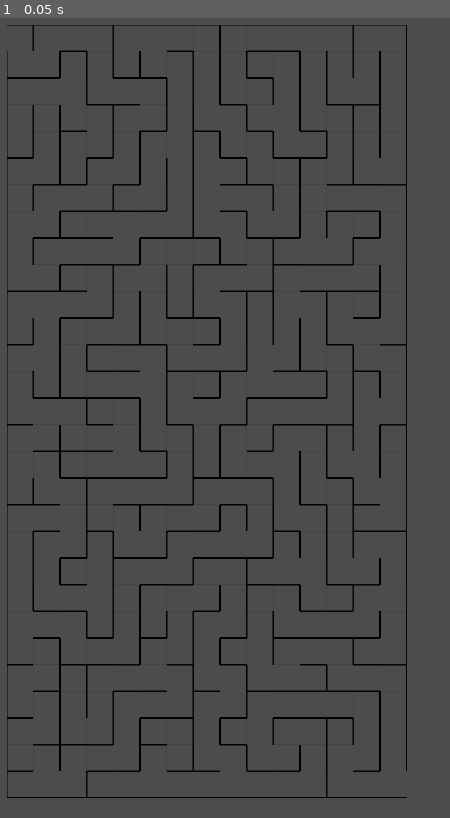
Above: before the commit, frame 1.
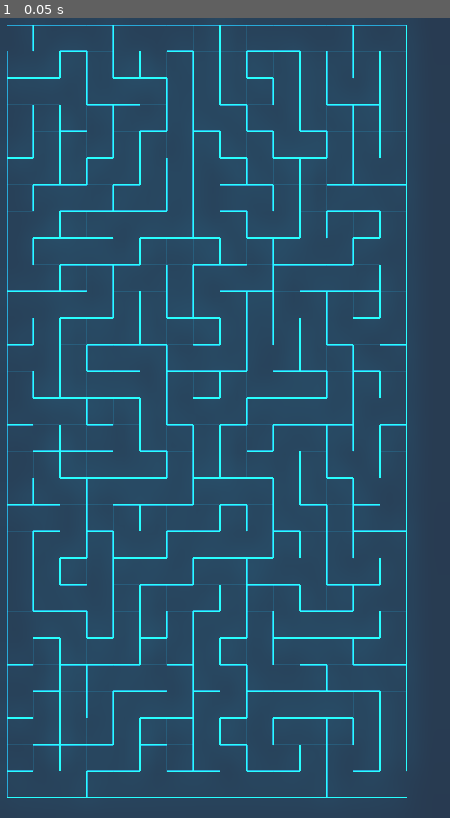
Above: after the commit, the same moment.

Repository: Ash-Kay/SuperMaze
Game: Godot game, scene res://Scene/Main.tscn
Two runs of this game, one before a commit and one after it. Both use one fixed random seed, a clock stepped at 60 frames per second and the inputs below.
Inputs:
- Up to frame 1 (0.05 s): no input

The runs differ from the first frame. In frame 1, 100% of the frame differs, in the area x 0-100%, y 0-100%.

Commit message:
Visual Added

Diff:
--- a/Scene/Main.tscn
+++ b/Scene/Main.tscn
@@ -1,7 +1,93 @@
-[gd_scene load_steps=3 format=2]
+[gd_scene load_steps=6 format=2]
 
 [ext_resource path="res://Script/Main.gd" type="Script" id=1]
-[ext_resource path="res://Sprite/TileSet.tres" type="TileSet" id=2]
+[ext_resource path="res://Sprite/blank.png" type="Texture" id=2]
+[ext_resource path="res://Sprite/TileSet.tres" type="TileSet" id=3]
+
+[sub_resource type="CanvasItemMaterial" id=1]
+
+render_priority = 0
+blend_mode = 1
+light_mode = 0
+
+[sub_resource type="Environment" id=2]
+
+background_mode = 4
+background_sky_custom_fov = 0.0
+background_color = Color( 0, 0, 0, 1 )
+background_energy = 1.0
+background_canvas_max_layer = 0
+ambient_light_color = Color( 0, 0, 0, 1 )
+ambient_light_energy = 1.0
+ambient_light_sky_contribution = 1.0
+fog_enabled = false
+fog_color = Color( 0.5, 0.6, 0.7, 1 )
+fog_sun_color = Color( 1, 0.9, 0.7, 1 )
+fog_sun_amount = 0.0
+fog_depth_enabled = true
+fog_depth_begin = 10.0
+fog_depth_curve = 1.0
+fog_transmit_enabled = false
+fog_transmit_curve = 1.0
+fog_height_enabled = false
+fog_height_min = 0.0
+fog_height_max = 100.0
+fog_height_curve = 1.0
+tonemap_mode = 0
+tonemap_exposure = 1.0
+tonemap_white = 1.0
+auto_exposure_enabled = false
+auto_exposure_scale = 0.4
+auto_exposure_min_luma = 0.05
+auto_exposure_max_luma = 8.0
+auto_exposure_speed = 0.5
+ss_reflections_enabled = false
+ss_reflections_max_steps = 64
+ss_reflections_fade_in = 0.15
+ss_reflections_fade_out = 2.0
+ss_reflections_depth_tolerance = 0.2
+ss_reflections_roughness = true
+ssao_enabled = false
+ssao_radius = 1.0
+ssao_intensity = 1.0
+ssao_radius2 = 0.0
+ssao_intensity2 = 1.0
+ssao_bias = 0.01
+ssao_light_affect = 0.0
+ssao_color = Color( 0, 0, 0, 1 )
+ssao_quality = 0
+ssao_blur = 3
+ssao_edge_sharpness = 4.0
+dof_blur_far_enabled = false
+dof_blur_far_distance = 10.0
+dof_blur_far_transition = 5.0
+dof_blur_far_amount = 0.1
+dof_blur_far_quality = 1
+dof_blur_near_enabled = false
+dof_blur_near_distance = 2.0
+dof_blur_near_transition = 1.0
+dof_blur_near_amount = 0.1
+dof_blur_near_quality = 1
+glow_enabled = true
+glow_levels/1 = false
+glow_levels/2 = false
+glow_levels/3 = true
+glow_levels/4 = false
+glow_levels/5 = true
+glow_levels/6 = false
+glow_levels/7 = false
+glow_intensity = 0.8
+glow_strength = 1.0
+glow_bloom = 0.1
+glow_blend_mode = 0
+glow_hdr_threshold = 1.0
+glow_hdr_scale = 2.0
+glow_bicubic_upscale = false
+adjustment_enabled = false
+adjustment_brightness = 1.0
+adjustment_contrast = 1.0
+adjustment_saturation = 1.0
+_sections_unfolded = [ "Glow" ]
 
 [node name="Node" type="Node" index="0"]
 
@@ -9,10 +95,20 @@
 x_margin = 32.0
 y_margin = 32.0
 
-[node name="TileMap" type="TileMap" parent="." index="0"]
+[node name="BG" type="Sprite" parent="." index="0"]
 
+modulate = Color( 0.129412, 0.172549, 0.231373, 1 )
+position = Vector2( 451.377, 1000.5 )
+scale = Vector2( 446.715, 501.248 )
+texture = ExtResource( 2 )
+_sections_unfolded = [ "Visibility" ]
+
+[node name="TileMap" type="TileMap" parent="." index="1"]
+
+modulate = Color( 0, 0.811765, 1, 1 )
+material = SubResource( 1 )
 mode = 0
-tile_set = ExtResource( 2 )
+tile_set = ExtResource( 3 )
 cell_size = Vector2( 64, 64 )
 cell_quadrant_size = 16
 cell_custom_transform = Transform2D( 1, 0, 0, 1, 0, 0 )
@@ -28,13 +124,20 @@
 occluder_light_mask = 1
 format = 1
 tile_data = PoolIntArray( -2883516, 0, 0, -2883515, 0, 0, -2883514, 0, 0, -2817977, 0, 0, -2817976, 0, 0, -2817975, 0,  …(2905 unchanged characters)…
-_sections_unfolded = [ "Transform" ]
+_sections_unfolded = [ "Material", "Transform", "Visibility" ]
+__meta__ = {
+"_edit_lock_": true
+}
 
-[node name="Line2D" type="Line2D" parent="." index="1"]
+[node name="Line2D" type="Line2D" parent="." index="2"]
 
 points = PoolVector2Array(  )
 width = 5.0
-default_color = Color( 0.4, 0.5, 1, 1 )
+default_color = Color( 1, 1, 1, 1 )
 texture_mode = -11447983
 sharp_limit = 2.0
 round_precision = 8
+
+[node name="WorldEnvironment" type="WorldEnvironment" parent="." index="3"]
+
+environment = SubResource( 2 )
--- a/Script/Main.gd
+++ b/Script/Main.gd
@@ -143,7 +143,7 @@
 		if get_swipe_norm(curr_touch_grid):
 			curr_touch_grid +=  get_swipe_norm(curr_touch_grid)
 			draw_line()
-		print("point added: "+ String(curr_touch_grid))
+			print("point added: "+ String(curr_touch_grid))
 		can_draw = false
 		cool_down_timer.start()
 
@@ -188,15 +188,14 @@
 			if can_move(Vector2(ctg.x + round(dir.x), ctg.y), ctg):
 				print(Vector2(round(dir.x),0))
 				return Vector2(round(dir.x),0)
-			elif abs(dir.y) > 0.4 and can_move(Vector2(ctg.x, ctg.y + round(dir.y)), ctg):
+			elif abs(dir.y) > 0.1 and can_move(Vector2(ctg.x, ctg.y + round(dir.y)), ctg):
 				print(Vector2(0,round(dir.y)))
 				return Vector2(0,round(dir.y))
 		else:
 			if can_move(Vector2(ctg.x, ctg.y + round(dir.y)), ctg):
 				print(Vector2(0,round(dir.y)))
 				return Vector2(0,round(dir.y))
-			elif abs(dir.x) > 0.4 and can_move(Vector2(ctg.x + round(dir.x), ctg.y), ctg):
+			elif abs(dir.x) > 0.1 and can_move(Vector2(ctg.x + round(dir.x), ctg.y), ctg):
 				print(Vector2(round(dir.x),0))
 				return Vector2(round(dir.x),0)
-
 	return false
Binary file changed: Sprite/MazeGrid.aseprite
Binary file changed: Sprite/MazeGrid.png
Binary file added: Sprite/blank.png
Not shown, added: Sprite/blank.png.import
